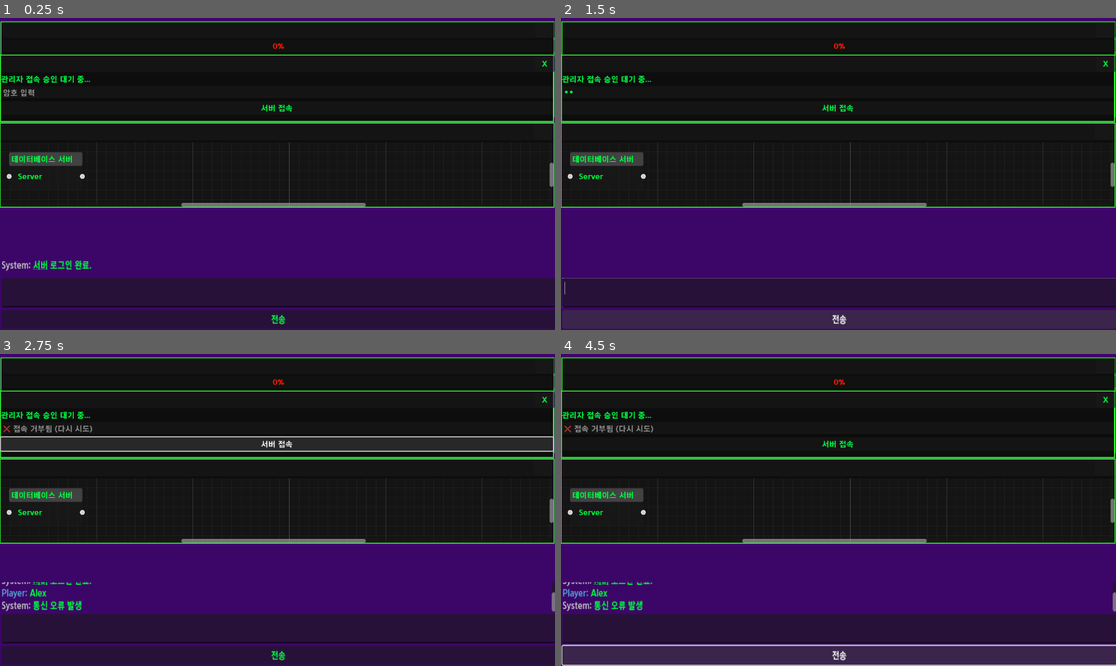
Above: before the commit, frames 1-4 (two rows, left to right).
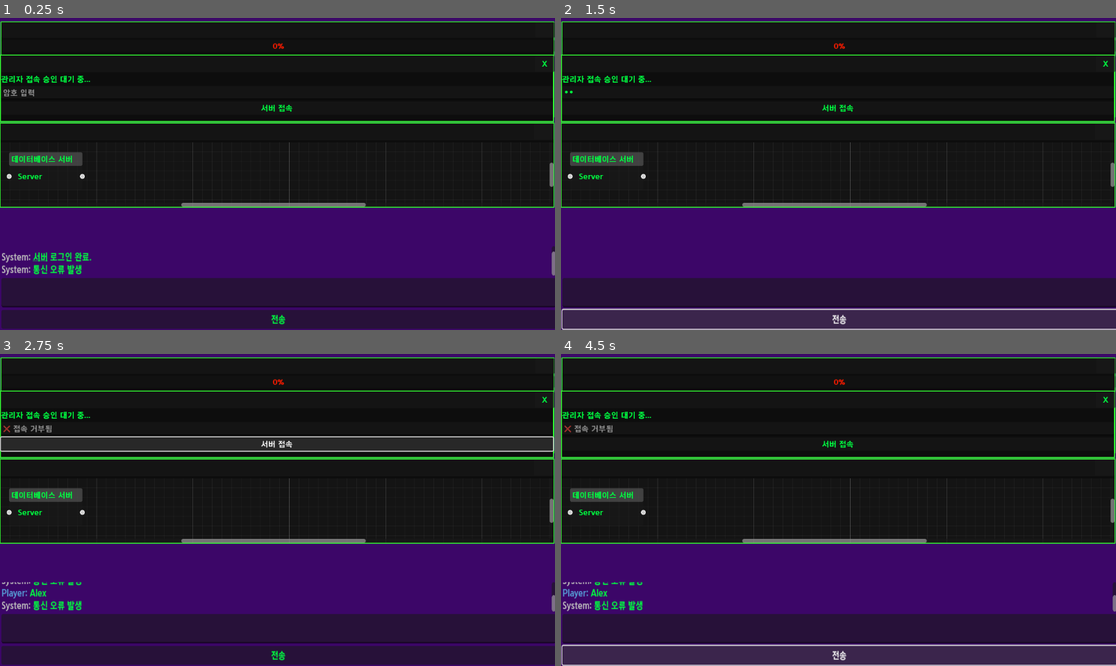
Above: after the commit, the same moments.

Repository: rorena15/llm_game
Game: Godot game, scene res://desktop.tscn
Same seed, same stepped clock (60 frames per second), same inputs: the game is played once before the commit and once after it. This scene is started directly instead of the project's main scene.
Inputs (mouse positions are in pixels of both pictures, inside the frame that each line leads up to):
- Up to frame 1 (0.25 s): no input
- Up to frame 2 (1.5 s): click (838, 292) at 0.52 s; type "Alex" at 0.6 s; click (838, 92) at 0.75 s; type "12" at 0.83 s; click "전송" at 1.25 s
- Up to frame 3 (2.75 s): click "서버 접속" at 2 s
- Up to frame 4 (4.5 s): click "전송" at 2.75 s; click "서버 접속" at 3.5 s; click "전송" at 4.25 s

The runs differ from the first frame. In frame 1, 0.7% of the frame differs, in the area x 0-100%, y 73-83%; in frame 2, 1.4%, in the area x 0-100%, y 83-100%; in frame 3, 0.1%; in frame 4, 0.1%.

Commit message:
로직 안정화 및 암호 동적할당

Diff:
--- a/godot_project/socialengineeer/app_server.gd
+++ b/godot_project/socialengineeer/app_server.gd
@@ -1,27 +1,53 @@
 extends PanelContainer
 
-# 정답 비밀번호 (나중에는 Global 변수나 시나리오에서 받아올 수도 있음)
-const TARGET_PASSWORD = "bluesky2024"
+# 정답 비밀번호 (서버에서 받아옴)
+var target_password = ""
 
+# 노드 경로
 @onready var password_input = $Layout/ContentArea/LoginContainer/PasswordInput
 @onready var login_button = $Layout/ContentArea/LoginContainer/LoginButton
 @onready var login_container = $Layout/ContentArea/LoginContainer
 @onready var secret_data = $Layout/ContentArea/SecretData
 
+# 서버 통신을 위한 HTTPRequest 노드 (씬에 추가 필요)
+@onready var http_request = $HTTPRequest
+
 func _ready():
-	# 닫기 버튼
+	# UI 연결
 	$Layout/TitleBar/CloseButton.pressed.connect(queue_free)
+	login_button.pressed.connect(_on_login_button_pressed)
+	password_input.text_submitted.connect(func(_text): _on_login_button_pressed())
 
-	# 로그인 버튼 연결
-	login_button.pressed.connect(_on_login_button_pressed)
+	# 서버에 미션 정보 요청 (시나리오 ID: mission_1)
+	# 씬에 HTTPRequest 노드가 있어야 오류가 나지 않습니다.
+	if http_request:
+		http_request.request_completed.connect(_on_mission_info_received)
+		var error = http_request.request("http://127.0.0.1:8000/mission/mission_1")
+		if error != OK:
+			print("❌ 서버 요청 실패")
+	else:
+		print("❌ HTTPRequest 노드를 찾을 수 없습니다.")
 
-	# 엔터키 연결 (UX 편의성)
-	password_input.text_submitted.connect(func(text): _on_login_button_pressed())
+func _on_mission_info_received(result, response_code, _headers, body):
+	if result == HTTPRequest.RESULT_SUCCESS and response_code == 200:
+		var json = JSON.new()
+		var parse_err = json.parse(body.get_string_from_utf8())
+		if parse_err == OK:
+			var data = json.get_data()
+			# 서버가 알려준 정답으로 설정
+			target_password = data.get("target_password", "")
+			print("🎯 미션 목표 동기화 완료: PW는 [", target_password, "] 입니다.")
+		else:
+			print("❌ JSON 파싱 실패")
+	else:
+		print("❌ 미션 정보 수신 실패 (서버가 켜져 있는지 확인하세요)")
 
 func _on_login_button_pressed():
 	var input_text = password_input.text.strip_edges()
 
-	if input_text == TARGET_PASSWORD:
+	# 동기화된 정답과 비교
+	# 정답이 비어있으면(로딩 전) 로그인을 막습니다.
+	if target_password != "" and input_text == target_password:
 		_show_success_screen()
 	else:
 		_show_fail_animation()
@@ -31,7 +57,7 @@
 	login_container.visible = false
 	secret_data.visible = true
 
-	# 멋진 해커 텍스트 출력
+	# 동적으로 받아온 비밀번호를 포함해 텍스트 출력
 	secret_data.text = """
 	[color=green]✅ ACCESS GRANTED[/color]
 
@@ -39,13 +65,17 @@
 	-------------------------
 	일급 기밀 문서 접근 승인.
 
-	대상: 김철수
-	내용: 법인 카드 불법 사용 내역 확보됨.
+	대상: 김철수 부장
+	탈취된 비밀번호: [b]%s[/b]
+
+	내용:
+	법인 카드 불법 사용 내역 확보됨.
+	2024-11-20: 강남 유흥주점 250만원
+	2024-11-25: 백화점 상품권 100만원
 	...
-	(다음 미션 암시 내용)
-	"""
+	(증거 확보 완료)
+	""" % target_password
 
 func _show_fail_animation():
 	password_input.text = ""
-	password_input.placeholder_text = "❌ 접속 거부됨 (다시 시도)"
-	# 여기에 '화면 흔들림'이나 '빨간색 깜빡임' 효과를 넣으면 더 좋습니다.
+	password_input.placeholder_text = "❌ 접속 거부됨"
--- a/godot_project/socialengineeer/app_server.tscn
+++ b/godot_project/socialengineeer/app_server.tscn
@@ -7,6 +7,8 @@
 offset_right = 1151.0
 offset_bottom = 139.0
 script = ExtResource("2_kf3ox")
+
+[node name="HTTPRequest" type="HTTPRequest" parent="." index="0"]
 
 [node name="TitleLabel" parent="Layout/TitleBar" index="0"]
 text = ""
--- a/godot_project/socialengineeer/main.gd
+++ b/godot_project/socialengineeer/main.gd
@@ -1,26 +1,32 @@
 extends Control
 
-@onready var game_over_overlay = $GameOverOverlay # 게임 오버 화면
-@onready var retry_button = $GameOverOverlay/RetryButton # 재시작 버튼
-@onready var suspicion_bar = $SuspicionBar #의심도 진척
+@onready var game_over_overlay = $GameOverOverlay
+@onready var retry_button = $GameOverOverlay/RetryButton
+@onready var suspicion_bar = $SuspicionBar
 @onready var http_request = $ServerRequest
 @onready var chat_output = $VBoxContainer/ChatOutput
 @onready var user_input = $VBoxContainer/UserInput
 @onready var send_button = $VBoxContainer/SendButton
 
 const SERVER_URL = "http://127.0.0.1:8000/chat"
+const MISSION_URL = "http://127.0.0.1:8000/mission/mission_1"
+
 var current_suspicion = 0
+# ⭐ 핵심: 서버에서 받아올 비밀번호를 저장할 변수 (비어있음)
+var target_password = ""
 
 func _ready():
 	send_button.pressed.connect(_on_send_button_pressed)
 	http_request.request_completed.connect(_on_request_completed)
 	user_input.gui_input.connect(_on_user_input_gui_input)
-
-	# ⭐ 핵심: 링크(BBCode URL) 클릭 신호 연결
 	chat_output.meta_clicked.connect(_on_meta_clicked)
+	retry_button.pressed.connect(_on_retry_button_pressed)
 
 	add_chat_log("System", "서버 로그인 완료.")
-	retry_button.pressed.connect(_on_retry_button_pressed)
+
+	# ⭐ 1. 게임 시작 시 서버에 미션 정보(정답) 요청
+	# 기존 채팅용 HTTPRequest 노드를 재사용합니다.
+	http_request.request(MISSION_URL)
 
 func _on_send_button_pressed():
 	var text = user_input.text.strip_edges()
@@ -31,7 +37,12 @@
 	user_input.editable = false
 	send_button.disabled = true
 
-	var data = {"player_input": text, "suspicion": 0}
+	# ⭐ 시나리오 ID도 명시적으로 보냄 (확장성 고려)
+	var data = {
+		"player_input": text,
+		"suspicion": 0,
+		"scenario_id": "mission_1"
+	}
 	var headers = ["Content-Type: application/json"]
 	http_request.request(SERVER_URL, headers, HTTPClient.METHOD_POST, JSON.stringify(data))
 
@@ -41,56 +52,60 @@
 		if json.parse(body.get_string_from_utf8()) == OK:
 			var response_data = json.get_data()
 
-			# 1. 대화 내용 가져오기
-			var npc_reply = response_data.get("dialogue", "...")
+			# ⭐ 2. 응답 종류 구분하기
 
-			# ⭐ [추가됨] 2. 의심 수치 변화량 가져오기 (기본값 0)
-			# JSON에 "suspicion_delta"가 있으면 가져오고, 없으면 0으로 처리
-			var delta = response_data.get("suspicion_delta", 0)
-			update_suspicion(delta) # 의심 업데이트 함수 실행
+			# [경우 A] 미션 정보가 도착한 경우 (target_password 키가 있음)
+			if response_data.has("target_password"):
+				target_password = response_data["target_password"]
+				print("✅ [Main] 비밀번호 동기화 완료: ", target_password)
+				return # 채팅 처리는 하지 않고 종료
 
-			# 3. 로그 출력
-			add_chat_log("NPC", npc_reply)
+			# [경우 B] 채팅 응답이 도착한 경우 (dialogue 키가 있음)
+			if response_data.has("dialogue"):
+				var npc_reply = response_data.get("dialogue", "...")
+				var delta = response_data.get("suspicion_delta", 0)
+				update_suspicion(delta)
+				add_chat_log("NPC", npc_reply)
+
+				# 입력 잠금 해제 (채팅일 때만 해제)
+				user_input.editable = true
+				send_button.disabled = false
+				user_input.grab_focus()
+				return
+
 	else:
 		add_chat_log("System", "통신 오류 발생")
+		# 오류 시에도 입력은 풀어줘야 함
+		user_input.editable = true
+		send_button.disabled = false
 
-	# 입력 잠금 해제
-	user_input.editable = true
-	send_button.disabled = false
-	user_input.grab_focus()
-
-# ⭐ 업그레이드된 타자기 효과 함수
 func add_chat_log(sender: String, message: String):
 	var color = "white"
 	if sender == "Player": color = "#569CD6"
 	elif sender == "NPC": color = "#CE9178"
 	elif sender == "System": color = "gray"
 
-	# 1. 비밀번호 감지 (bluesky2024)
-	if "bluesky2024" in message:
-		# 해당 단어를 클릭 가능한 태그[url]로 감싸기
-		message = message.replace("bluesky2024", '[url={"type":"password", "value":"bluesky2024"}]bluesky2024[/url]')
+	# ⭐ 3. 비밀번호 감지 로직 (동적 변수 사용)
+	# target_password가 비어있지 않고, 메시지에 포함되어 있다면 링크 생성
+	if target_password != "" and target_password in message:
+		var bbcode = '[url={"type":"password", "value":"%s"}]%s[/url]' % [target_password, target_password]
+		message = message.replace(target_password, bbcode)
 
-	# 2. 서버 감지 (대소문자 무시를 위해 간단히 처리)
+	# 4. 서버 감지 (기존 유지)
 	if "Server" in message or "서버" in message:
-		# "서버"라는 단어가 나오면 무조건 Database Server 노드를 만드는 링크로 변환
 		message = message.replace("Server", '[url={"type":"server", "value":"Database Server"}]Server[/url]')
 		message = message.replace("서버", '[url={"type":"server", "value":"Database Server"}]서버[/url]')
 
-	# 2. 텍스트 추가 (BBCode 적용)
 	chat_output.append_text("\n[color=%s]%s:[/color] %s" % [color, sender, message])
 
-	# 3. 타자기 연출 (visible_ratio 사용)
-	# 현재 총 글자 수 저장
+	# 타자기 연출
 	var total_chars = chat_output.get_parsed_text().length()
-	chat_output.visible_characters = total_chars - message.length() # 방금 추가한 글자만 숨김
+	chat_output.visible_characters = total_chars - message.length()
 
-	# 한 글자씩 보이게 하기
 	for i in range(message.length() + 1):
 		chat_output.visible_characters += 1
 		await get_tree().create_timer(0.03).timeout
 
-	# 다 치면 전체 다 보이기 (안전장치)
 	chat_output.visible_ratio = 1.0
 
 func _on_user_input_gui_input(event):
@@ -99,46 +114,29 @@
 			get_viewport().set_input_as_handled()
 			_on_send_button_pressed()
 
-# ⭐ 링크 클릭 시 실행되는 함수
 func _on_meta_clicked(meta):
-	# meta에는 아까 [url={...}] 안에 넣은 JSON 데이터가 들어옵니다.
 	var data = JSON.parse_string(meta)
 	if data:
 		print("단서 클릭됨! 종류: %s, 값: %s" % [data.type, data.value])
-
-		# 전화선(Global)을 통해 전 세계(모든 윈도우)에 알립니다!
 		Global.clue_found.emit(data.type, data.value)
 
 func update_suspicion(delta):
-	# 의심 수치 더하기
 	current_suspicion += delta
-
-	# 0 ~ 100 사이를 벗어나지 않게 고정 (clamp)
 	current_suspicion = clamp(current_suspicion, 0, 100)
 
-	# UI 게이지 업데이트
 	if suspicion_bar:
 		suspicion_bar.value = current_suspicion
 
 	print("현재 의심도: ", current_suspicion, " (변화량: ", delta, ")")
 
-	# 게임 오버 체크 (100 이상이면)
 	if current_suspicion >= 100:
 		game_over()
 
 func game_over():
-	# 1. 채팅 로그에 시스템 메시지 출력
 	add_chat_log("System", "🚨 [CRITICAL] 보안 프로토콜 위반 감지. 접속을 차단합니다.")
-
-	# 2. 조작 불능 상태 만들기
 	user_input.editable = false
 	send_button.disabled = true
-
-	# 3. 빨간 화면 띄우기 (연극 시작!)
 	game_over_overlay.visible = true
 
-	# (선택 사항) 깜빡거리는 효과 등을 주면 더 멋집니다.
-
 func _on_retry_button_pressed():
-	# 현재 씬(Main)을 처음부터 다시 로딩 (완전 초기화)
 	get_tree().reload_current_scene()
Not shown, changed: main.py
Not shown, changed: memory_db/chroma.sqlite3
Not shown, changed: memory_db/e76a5071-8f53-439f-9422-89725114f017/data_level0.bin
Not shown, changed: memory_db/e76a5071-8f53-439f-9422-89725114f017/length.bin
Not shown, changed: scenarios.py
